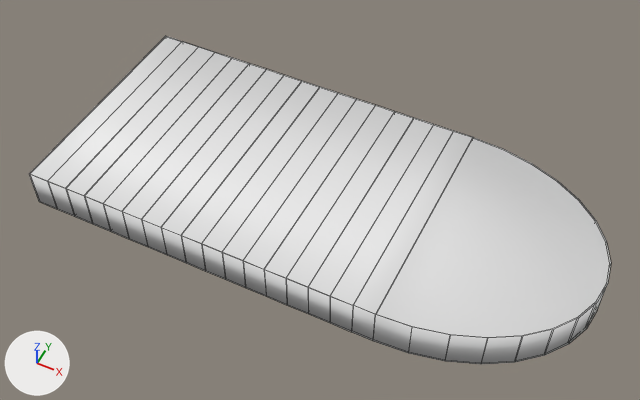
Before and after pictures for a commit that changed the Blender file Assets/Models/Laser.blend.
Rendered twice from a camera (50 mm lens) standing at (3.76, -13.18, 16.21) and looking at (-2.74, -0.17, -0.05). The lights are fixed; the arrows at lower left show +X, +Y and +Z. Mesh edges are drawn as thin lines.
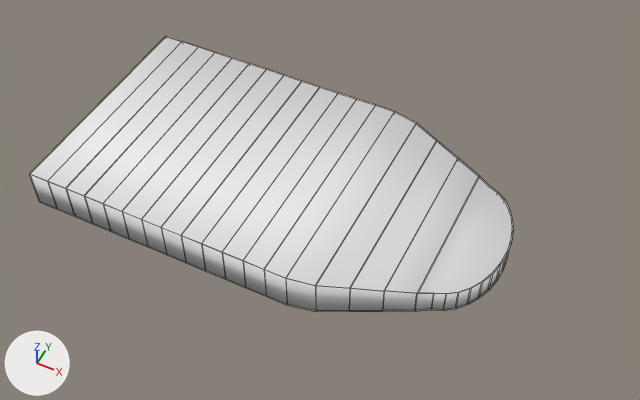
What differs and where, as boxes [x1, y1, x2, y2] in the pictures (640 x 400 px):
'Cylinder', reshaped, moved (17% narrower, 16% shorter): before [29, 36, 611, 364]; after [29, 36, 513, 312]

Patch to the scene script:
```diff
--- a/Assets/Models/Laser.blend.py
+++ b/Assets/Models/Laser.blend.py
@@ me_cylinder @@
 # used by ob_cylinder; location = (4.15, 0.0, 0.0); scale = (4.21, 3.02, 2.26)
-me_cylinder.from_pydata(...)  # 102 vertices, 88 faces; spans x -3.18..0.01, y -1.0..1.0, z -0.23..0.23
+me_cylinder.from_pydata(...)  # 102 vertices, 88 faces; spans x -2.19..0.46, y -1.0..1.0, z -0.23..0.23
+# me_cylinder part 1: 102 of 102 vertices moved; they spanned x -3.18..0.01, y -1.0..1.0, z -0.23..0.23 and now span x -2.19..0.46, y -1.0..1.0, z -0.23..0.23; mean shift (0.91, 0.0, 0.0); largest move (-0.99, -1.0, -0.23) -> (0.13, -0.66, -0.15)
@@ ob_cylinder @@
 ob_cylinder = bpy.data.objects.new('Cylinder', me_cylinder)
-ob_cylinder.location = (4.15, 0.0, 0.0)
+ob_cylinder.location = (0.0, 0.0, 0.0)
 ob_cylinder.scale = (4.21, 3.02, 2.26)
```
